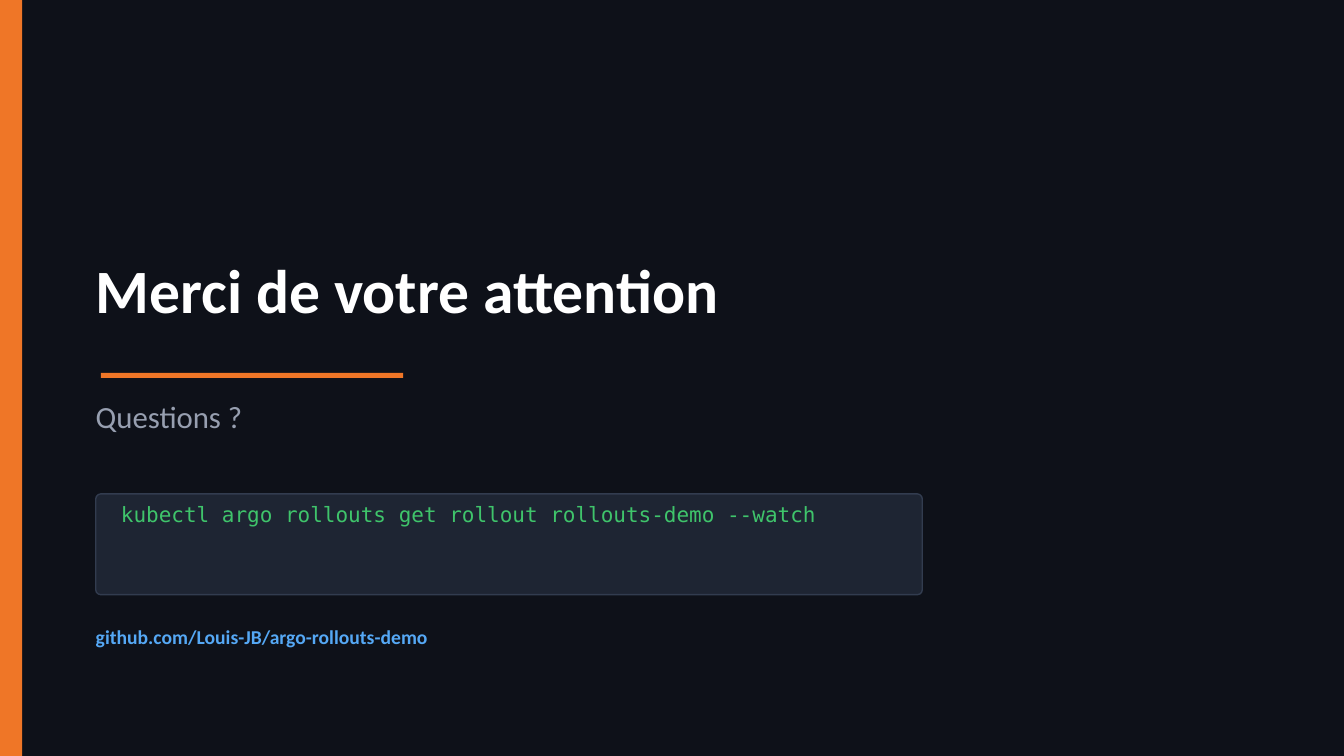
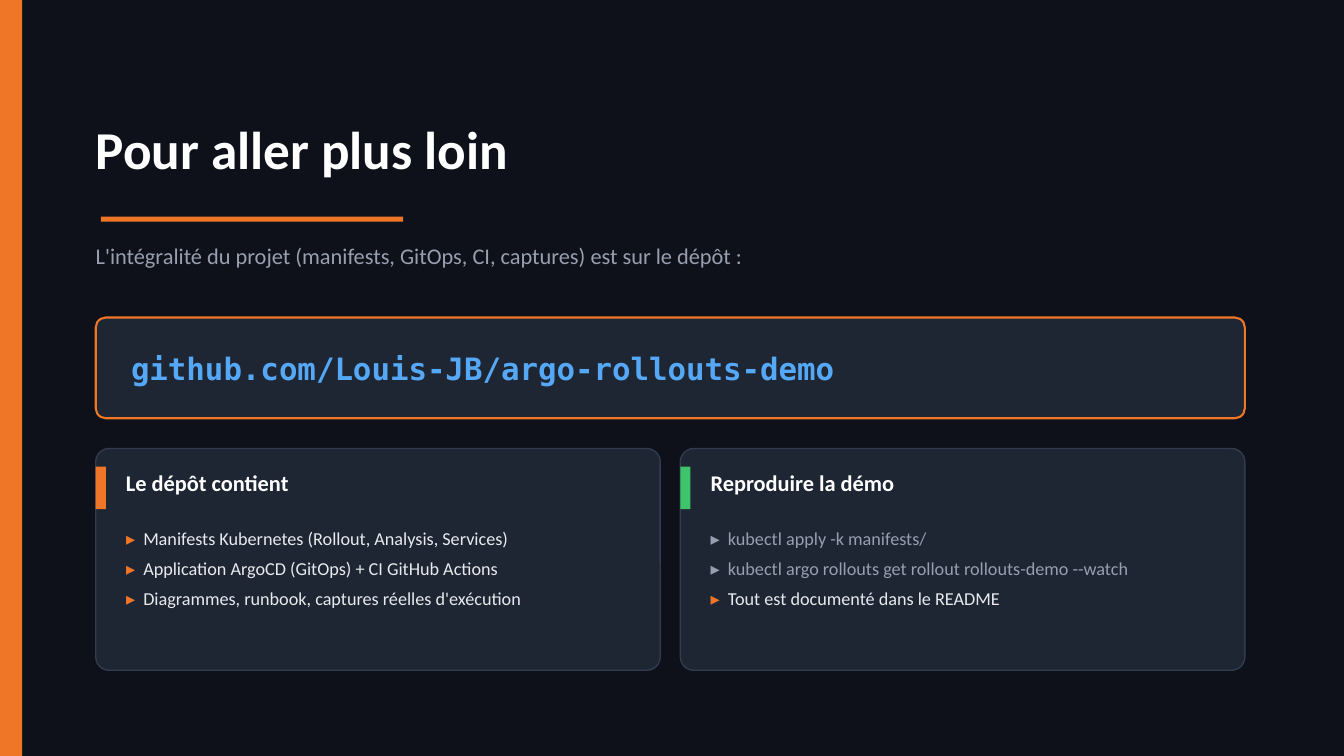
Before and after one commit to Louis-JB/argo-rollouts-demo, a slide deck: slide 14 of slides/argo-rollouts.pptx. Drawn at 1344x756 pixels with LibreOffice and Linux fonts; fonts in the diff are those of the drawing. Boxes give left, top, right and bottom in pixels: in the first picture for what was removed or moved away, otherwise in the second. Text is boxed around its words. In the diff, an @@ line names an element or a change of style, - is before the commit and + after.

Commit message:
Diapo auto-explicatif : vrais screenshots dashboard + contexte + conclusion
- Démos 1 & 2 : vraies captures du dashboard Argo Rollouts (vue détaillée)
  canary sain (analyse verte) / rollback (Degraded, analyse rouge) + légendes
- Nouvelle slide 'Pourquoi ce sujet ?' (contexte, motivation, démarche)
- Conclusion redirigeant vers le dépôt (suppression slide Questions)
- Nettoyage des images terminal devenues inutilisées (14 slides)

```diff
--- a/slides/argo-rollouts.pptx
+++ b/slides/argo-rollouts.pptx
@@ text at (96,131,508,178): text changed; size 44 to 38 pt @@
-Merci de votre attention
+Pour aller plus loin
@@ rectangle: place and size @@
-rectangle at (101,373,403,378)
+rectangle at (101,217,403,222)
@@ text added at (96,248,731,268), 16 pt, text #979FB0 @@
+L'intégralité du projet (manifests, GitOps, CI, captures) est sur le dépôt :
@@ rounded rectangle: place and size @@
-rounded rectangle at (96,494,923,595)
+rounded rectangle at (96,318,1245,418)
@@ rounded rectangle at (96,318,1245,418): outline #323C4F 1 pt to #EF7627 1.5 pt; proportions changed @@
@@ text "github.com/Louis-JB/argo-rollouts-demo": place and size @@
-text "github.com/Louis-JB/argo-rollouts-demo" at (96,630,428,648)
+text "github.com/Louis-JB/argo-rollouts-demo" at (131,355,834,387)
@@ text "github.com/Louis-JB/argo-rollouts-demo" at (131,355,834,387): size 14 to 22 pt, font Calibri to DejaVu Sans Mono; vertical alignment top to middle @@
@@ text removed at (96,407,221,432) @@
-Questions ?
@@ rounded rectangle added at (96,449,660,670), fill #1E2533, outline #323C4F 1 pt @@
@@ rounded rectangle added at (681,449,1245,670), fill #1E2533, outline #323C4F 1 pt @@
@@ rectangle added at (96,467,106,509), fill #EF7627 @@
@@ text added at (126,475,289,495), 16 pt, text #FFFFFF, bold @@
+Le dépôt contient
@@ rectangle added at (681,467,691,509), fill #3FC46B @@
@@ text added at (711,475,894,495), 16 pt, text #FFFFFF, bold @@
+Reproduire la démo
@@ text added at (143,532,521,608), 13 pt, text #E8EAED @@
+▸ Manifests Kubernetes (Rollout, Analysis, Services)
+▸ Application ArgoCD (GitOps) + CI GitHub Actions
+▸ Diagrammes, runbook, captures réelles d'exécution
@@ text at (728,532,1129,605): text changed; size 15 to 13 pt; font DejaVu Sans Mono to Calibri; text colour #3FC46B to #979FB0 @@
-kubectl argo rollouts get rollout rollouts-demo --watch
+▸ kubectl apply -k manifests/
+▸ kubectl argo rollouts get rollout rollouts-demo --watch
+▸ Tout est documenté dans le README
```
Also in this commit, not shown: 9 other slides changed, 1 slide added, 1 slide removed, 8 other files.
